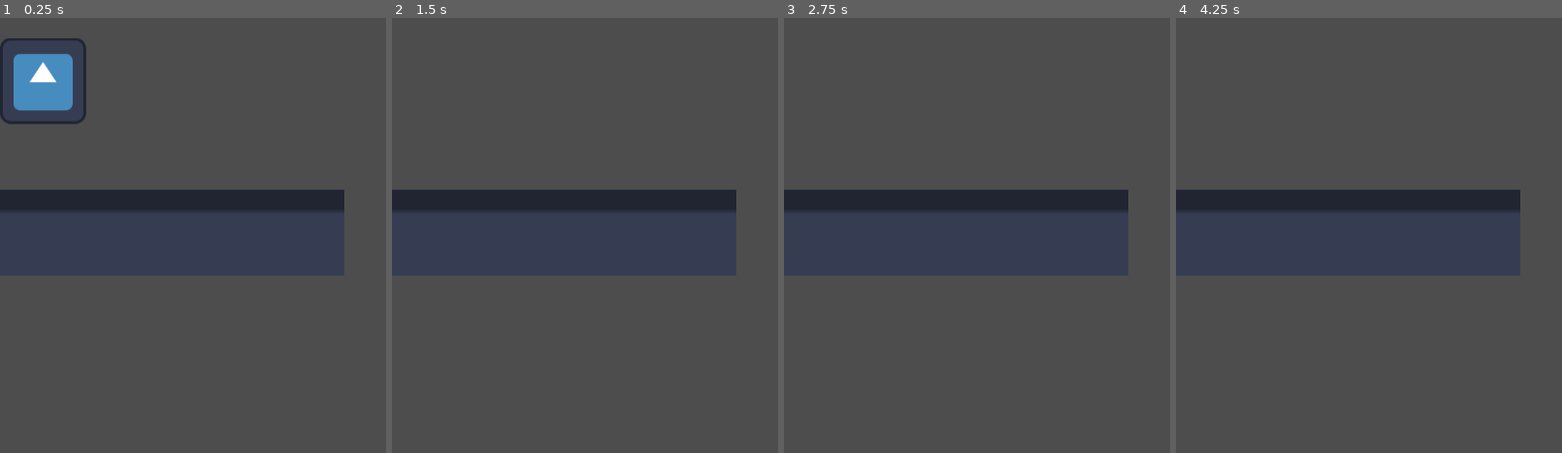
Above: before the commit, frames 1-4 (left to right).
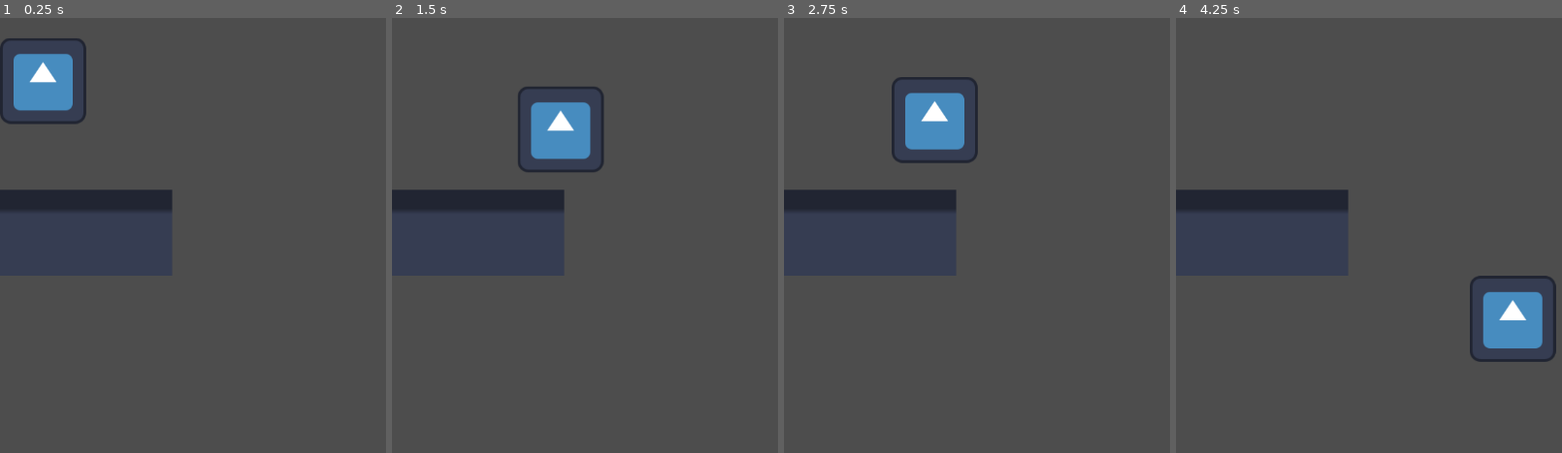
Above: after the commit, the same moments.

Repository: Beau1437/platformer
Game: Godot game, scene res://src/Game.tscn
Two runs of this game, one before a commit and one after it. Both use one fixed random seed, a clock stepped at 60 frames per second and the inputs below. The engine's default icon, where the game draws it, is replaced by a stand-in: a white triangle on a blue panel in a dark square.
Inputs:
- Up to frame 1 (0.25 s): no input
- Up to frame 2 (1.5 s): hold Space (jump, bound only after the commit) 0.53-1.28 s; hold D (move_right) from 0.53 s (still down); tap Space (jump, bound only after the commit) at 1.35 s
- Up to frame 3 (2.75 s): tap Space (jump, bound only after the commit) at 1.52, 1.82 s; release D (move_right) at 2.03 s; hold A (move_left) from 2.03 s (still down); hold Space (jump, bound only after the commit) from 2.03 s (still down)
- Up to frame 4 (4.25 s): release A (move_left) at 2.78 s; release Space (jump, bound only after the commit) at 2.78 s; hold D (move_right) from 2.78 s (still down); tap Space (jump, bound only after the commit) at 2.85, 3.02, 3.32 s; hold Space (jump, bound only after the commit) from 3.53 s (still down)

The runs differ from the first frame. In frame 1, 2.5% of the frame differs, in the area x 44-90%, y 39-45%; in frame 2, 5.1%; in frame 3, 5.1%; in frame 4, 5.1%, in the area x 44-99%, y 39-80%.

Commit message:
modified:   project.godot 	modified:   src/Game.tscn 	modified:   src/player/Player.tscn 	renamed:    src/fall.gd -> src/player/states/fall.gd 	renamed:    src/fall.gd.uid -> src/player/states/fall.gd.uid 	new file:   src/player/states/jump.gd 	new file:   src/player/states/jump.gd.uid 	renamed:    src/walk.gd -> src/player/states/walk.gd 	renamed:    src/walk.gd.uid -> src/player/states/walk.gd.uid

Diff:
--- a/project.godot
+++ b/project.godot
@@ -27,3 +27,8 @@
 "events": [Object(InputEventKey,"resource_local_to_scene":false,"resource_name":"","device":0,"window_id":0,"alt_presse …(189 unchanged characters)…
 ]
 }
+jump={
+"deadzone": 0.2,
+"events": [Object(InputEventKey,"resource_local_to_scene":false,"resource_name":"","device":-1,"window_id":0,"alt_pressed":false,"shift_pressed":false,"ctrl_pressed":false,"meta_pressed":false,"pressed":false,"keycode":0,"physical_keycode":32,"key_label":0,"unicode":32,"location":0,"echo":false,"script":null)
+]
+}
--- a/src/Game.tscn
+++ b/src/Game.tscn
@@ -1,10 +1,11 @@
-[gd_scene load_steps=9 format=3 uid="uid://7s7c2yjhvu1s"]
+[gd_scene load_steps=10 format=3 uid="uid://7s7c2yjhvu1s"]
 
 [ext_resource type="PackedScene" uid="uid://plgqppmsmbux" path="res://src/player/Player.tscn" id="1_wbfu4"]
 [ext_resource type="Script" uid="uid://c76stshie7bm" path="res://src/player/player.gd" id="2_xkndl"]
 [ext_resource type="Script" uid="uid://dydbd4yuehwp7" path="res://src/state_machine.gd" id="3_7omc5"]
-[ext_resource type="Script" uid="uid://02ygbsdefll5" path="res://src/walk.gd" id="4_km1yn"]
-[ext_resource type="Script" uid="uid://c7gq3y0tus8pl" path="res://src/fall.gd" id="5_km1yn"]
+[ext_resource type="Script" uid="uid://02ygbsdefll5" path="res://src/player/states/walk.gd" id="4_km1yn"]
+[ext_resource type="Script" uid="uid://c1piktfatj4qc" path="res://src/player/states/jump.gd" id="5_dbp7n"]
+[ext_resource type="Script" uid="uid://c7gq3y0tus8pl" path="res://src/player/states/fall.gd" id="5_km1yn"]
 [ext_resource type="Texture2D" uid="uid://cxc57mmobnbkx" path="res://src/icon.svg" id="6_eu8jo"]
 
 [sub_resource type="TileSetAtlasSource" id="TileSetAtlasSource_dbp7n"]
@@ -13,6 +14,7 @@
 1:0/0 = 0
 2:0/0 = 0
 3:0/0 = 0
+3:0/0/physics_layer_0/polygon_0/points = PackedVector2Array(-8, -8, 8, -8, 8, 8, -8, 8)
 4:0/0 = 0
 5:0/0 = 0
 6:0/0 = 0
@@ -90,6 +92,9 @@
 [node name="Walk" type="Node" parent="Player/StateMachine"]
 script = ExtResource("4_km1yn")
 
+[node name="Jump" type="Node" parent="Player/StateMachine"]
+script = ExtResource("5_dbp7n")
+
 [node name="Fall" type="Node" parent="Player/StateMachine"]
 script = ExtResource("5_km1yn")
 
@@ -97,5 +102,5 @@
 
 [node name="Tiles" type="TileMapLayer" parent="."]
 scale = Vector2(8, 8)
-tile_map_data = PackedByteArray(0, 0, 0, 0, 2, 0, 0, 0, 2, 0, 0, 0, 0, 0, 1, 0, 2, 0, 0, 0, 2, 0, 0, 0, 0, 0, 2, 0, 2, 0, 0, 0, 2, 0, 0, 0, 0, 0, 3, 0, 2, 0, 0, 0, 2, 0, 0, 0, 0, 0)
+tile_map_data = PackedByteArray(0, 0, 0, 0, 2, 0, 0, 0, 3, 0, 0, 0, 0, 0, 1, 0, 2, 0, 0, 0, 3, 0, 0, 0, 0, 0, 255, 255, 2, 0, 0, 0, 3, 0, 0, 0, 0, 0)
 tile_set = SubResource("TileSet_rgpsw")
--- a/src/player/Player.tscn
+++ b/src/player/Player.tscn
@@ -3,6 +3,7 @@
 [ext_resource type="Texture2D" uid="uid://cxc57mmobnbkx" path="res://src/icon.svg" id="1_tehm3"]
 
 [sub_resource type="RectangleShape2D" id="RectangleShape2D_0rwas"]
+size = Vector2(25.6, 26)
 
 [node name="Player" type="CharacterBody2D"]
 
--- /dev/null
+++ b/src/player/states/jump.gd
@@ -0,0 +1,26 @@
+extends State
+
+@onready
+var fall_state: State = $"../Fall"
+@onready
+var walk_state: State = $"../Walk"
+
+func enter() -> void:
+	super()
+	parent.velocity.y -= 500
+
+func process_input(event: InputEvent) -> State:
+	if Input.is_action_pressed("move_left"):
+		parent.velocity.x = -move_speed
+	elif Input.is_action_pressed("move_right"):
+		parent.velocity.x =  move_speed
+	else:
+		parent.velocity.x = 0
+	return null
+
+func process_physics(delta: float) -> State:
+	parent.velocity.y += delta * gravity
+	if (!parent.velocity.y < 0):
+		return fall_state
+	parent.move_and_slide()
+	return null
--- a/src/walk.gd
+++ b/src/player/states/walk.gd
@@ -2,6 +2,8 @@
 
 @onready
 var fall_state: State = $"../Fall"
+@onready
+var jump_state: State = $"../Jump"
 
 func enter() -> void:
 	super()
@@ -14,6 +16,8 @@
 		parent.velocity.x =  move_speed
 	else:
 		parent.velocity.x = 0
+	if Input.is_action_pressed("jump"):
+		return jump_state
 	return null
 
 func process_physics(delta: float) -> State:
Renamed: src/fall.gd -> src/player/states/fall.gd
Renamed: src/fall.gd.uid -> src/player/states/fall.gd.uid
Not shown, added: src/player/states/jump.gd.uid
Renamed: src/walk.gd.uid -> src/player/states/walk.gd.uid
